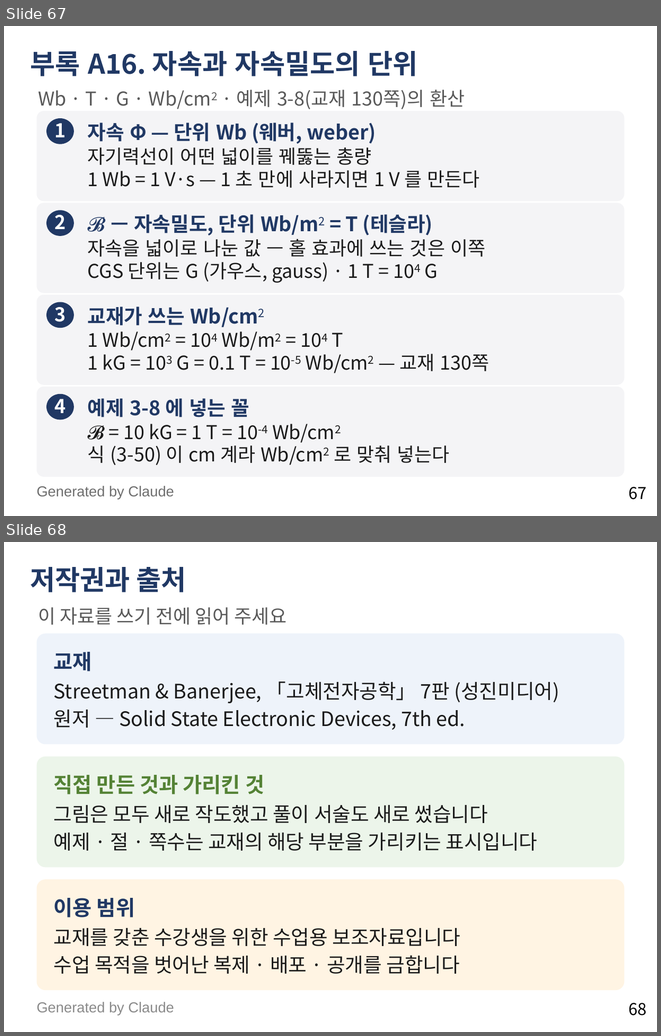
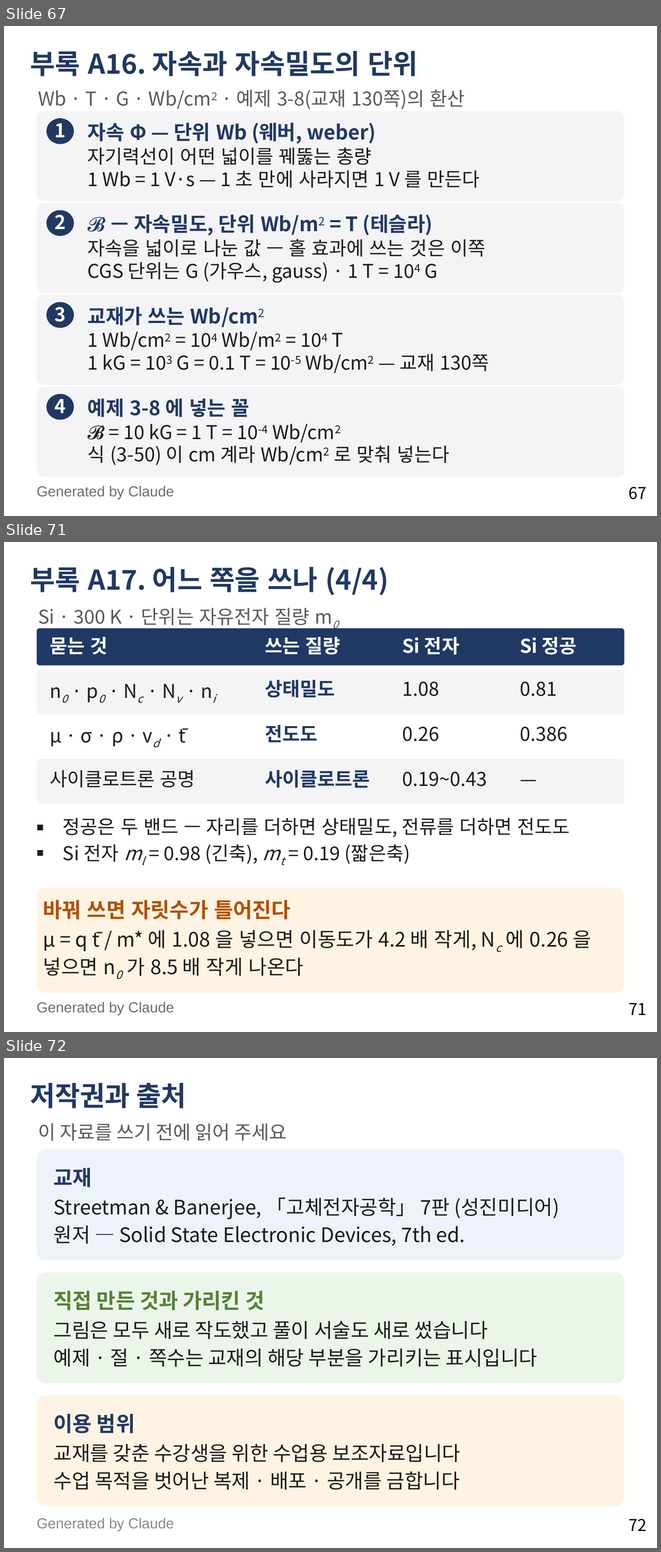
Before and after one commit to abcd8180/3A, a slide deck: 물리전자공학_3장_4강_전계에서의_표동과_이동도.pptx. Shown one above the other, each under a label of ours: slides 67 and 68 before the commit, slides 67, 71 and 72 after it; the slides between them are not shown. The pictures are 661x1036 and 661x1552 pixels, drawn with LibreOffice and Linux fonts; fonts in the diff are those of the drawing. Boxes give left, top, right and bottom in pixels: in the first picture for what was removed or moved away, otherwise in the second. Text is boxed around its words. In the diff, an @@ line names an element or a change of style, - is before the commit and + after.

```diff
--- a/물리전자공학_3장_4강_전계에서의_표동과_이동도.pptx
+++ b/물리전자공학_3장_4강_전계에서의_표동과_이동도.pptx
@@ slide 71 added at bbox=[4, 542, 657, 1032], background #FFFFFF; not listed: 1 template element that a slide beside it also shows @@
@@ title added at bbox=[30, 567, 388, 595], 30 pt, text #203864, bold @@
+부록 A17. 어느 쪽을 쓰나 (4/4)
@@ text added at bbox=[38, 608, 309, 628], 21 pt, text #595959 @@
+Si · 300 K · 단위는 자유전자 질량 m0
@@ rounded rectangle added at bbox=[37, 628, 624, 665], fill #203864 @@
@@ text added at bbox=[50, 637, 107, 654], 21 pt, text #FFFFFF, bold @@
+묻는 것
@@ text added at bbox=[265, 637, 341, 655], 21 pt, text #FFFFFF, bold @@
+쓰는 질량
@@ text added at bbox=[402, 637, 459, 655], 21 pt, text #FFFFFF, bold @@
+Si 전자
@@ text added at bbox=[520, 637, 577, 655], 21 pt, text #FFFFFF, bold @@
+Si 정공
@@ rounded rectangle added at bbox=[37, 669, 624, 714], fill #F4F4F6 @@
@@ text added at bbox=[50, 679, 258, 708], 21 pt, text #1A1A1A @@
+n0 · p0 · Nc · Nv · ni
@@ text added at bbox=[265, 680, 335, 697], 21 pt, text #203864, bold @@
+상태밀도
@@ text added at bbox=[402, 681, 439, 696], 21 pt, text #1A1A1A @@
+1.08
@@ text added at bbox=[520, 681, 557, 696], 21 pt, text #1A1A1A @@
+0.81
@@ text added at bbox=[50, 728, 186, 747], 21 pt, text #1A1A1A @@
+μ · σ · ρ · vd · t̄
@@ text added at bbox=[265, 725, 318, 742], 21 pt, text #203864, bold @@
+전도도
@@ text added at bbox=[402, 726, 439, 741], 21 pt, text #1A1A1A @@
+0.26
@@ text added at bbox=[520, 726, 567, 741], 21 pt, text #1A1A1A @@
+0.386
@@ rounded rectangle added at bbox=[37, 759, 624, 804], fill #F4F4F6 @@
@@ text added at bbox=[50, 770, 195, 787], 21 pt, text #1A1A1A @@
+사이클로트론 공명
@@ text added at bbox=[265, 770, 370, 788], 21 pt, text #203864, bold @@
+사이클로트론
@@ text added at bbox=[402, 771, 487, 786], 21 pt, text #1A1A1A @@
+0.19~0.43
@@ text added at bbox=[520, 769, 618, 798], 21 pt, text #1A1A1A @@
+—
@@ text added at bbox=[63, 818, 570, 864], 21 pt, text #1A1A1A @@
+■ 정공은 두 밴드 — 자리를 더하면 상태밀도, 전류를 더하면 전도도
+■ Si 전자 ml = 0.98 (긴축), mt = 0.19 (짧은축)
@@ rounded rectangle added at bbox=[37, 888, 624, 992], fill #FFF4E3, 22 pt, text #1A1A1A @@
+바꿔 쓰면 자릿수가 틀어진다
+μ = q t̄ / m* 에 1.08 을 넣으면 이동도가 4.2 배 작게, Nc 에 0.26 을 넣으면 n0 가 8.5 배 작게 나온다
@@ text added at bbox=[37, 1002, 174, 1015], 16 pt, text #6E6E6E @@
+Generated by Claude
@@ what was slide 68 is now slide 72 @@
@@ page number at bbox=[629, 1519, 647, 1531]: text changed @@
-68
+72
```
Also in this commit, not shown: 3 other slides added.
